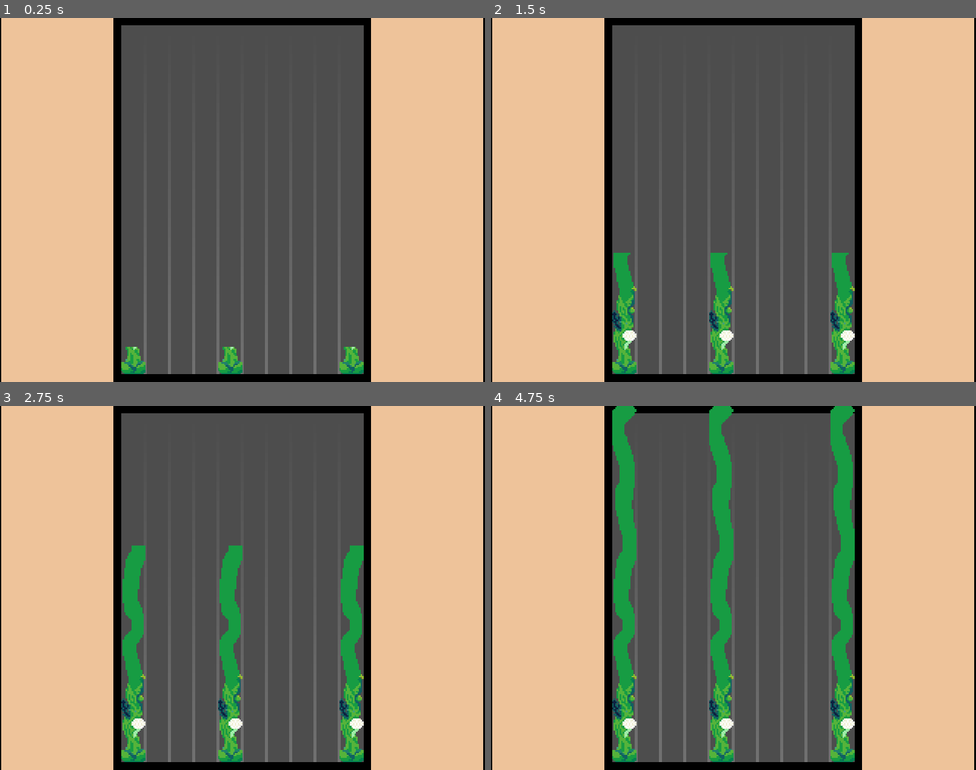
Above: before the commit, frames 1-4 (two rows, left to right).
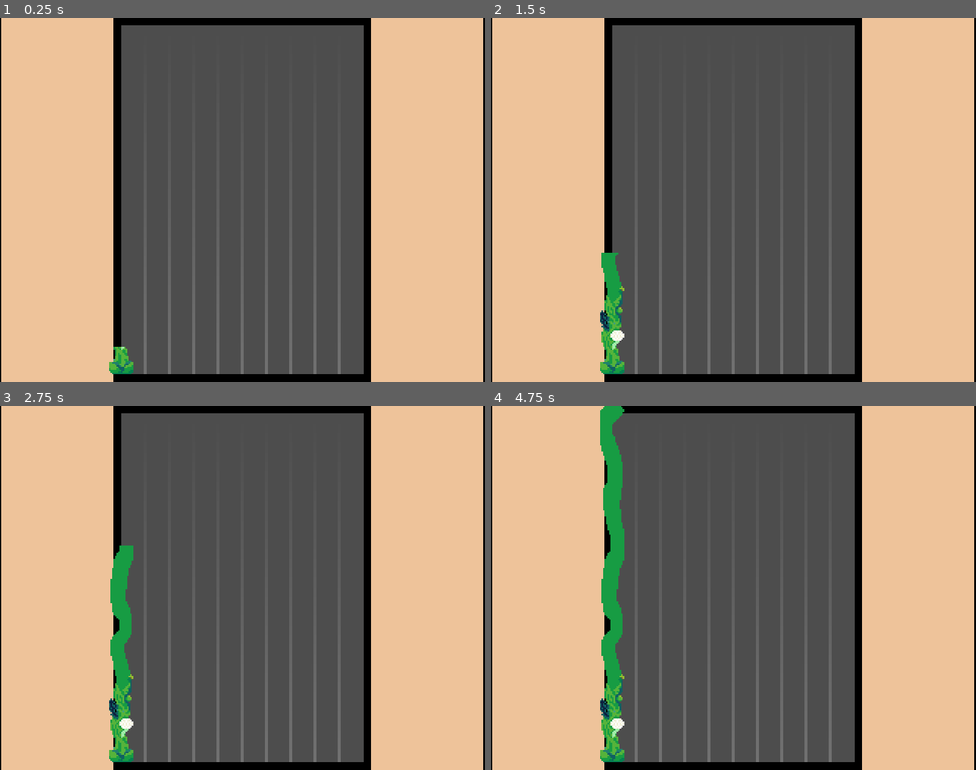
Above: after the commit, the same moments.

Repository: jacksonmist/Weedpocalypse
Game: Godot game, scene res://Scenes/root.tscn
The game is run twice, just before and just after one commit, with the same random seed, the same clock (stepped at 60 frames per second) and the same inputs.
Inputs (mouse positions are in pixels of both pictures, inside the frame that each line leads up to):
- Up to frame 1 (0.25 s): no input
- Up to frame 2 (1.5 s): move the mouse to (840, 181) at 0.52 s; hold 1 (Hand) 0.53-1.28 s; click (840, 181) at 0.67 s; move the mouse to (636, 218) at 1.27 s; tap 2 (Scythe) at 1.35 s; click (636, 218) at 1.42 s
- Up to frame 3 (2.75 s): move the mouse to (291, 507) at 2.02 s; hold 1 (Hand) from 2.03 s (still down); click (291, 507) at 2.17 s
- Up to frame 4 (4.75 s): move the mouse to (709, 660) at 2.77 s; release 1 (Hand) at 2.78 s; tap 2 (Scythe) at 2.85, 4.35 s; click (709, 660) at 2.92 s; move the mouse to (879, 642) at 3.52 s; hold 1 (Hand) 3.53-4.28 s; click (879, 642) at 3.67 s; move the mouse to (588, 533) at 4.27 s; click (588, 533) at 4.42 s

The runs differ from the first frame. In frame 1, 1.0% of the frame differs, in the area x 22-75%, y 90-98%; in frame 2, 4.2%; in frame 3, 7.3%; in frame 4, 12%, in the area x 22-75%, y 0-98%.
Error after the commit: Invalid call. Nonexistent function 'set_difficulty' in base 'Node2D'. (res://Scenes/weed_manager.gd:40)

Commit message:
Began Work on weed spawning

Diff:
--- a/Scenes/grid_manager.gd
+++ b/Scenes/grid_manager.gd
@@ -1,4 +1,4 @@
-extends Node
+class_name GridManager extends Node
 
 @export var tile_size: int
 
@@ -6,14 +6,41 @@
 @export var grid_height: int
 
 var grid = []
-var spawn_points = {}
+var spawn_points = []
 func _ready() -> void:
 	initialize_grid()
 
 func initialize_grid():
 	for x in range(grid_width):
+		spawn_points.append(0)
 		for y in range(grid_height):
 			grid.append(Vector2i(x, y))
 
-	for x in range(grid_width):
-		spawn_points[x] = 0
+func get_free_point(width: int):
+	var free_spots = []
+	var window = spawn_points.slice(0, width)
+	var sum = 0
+	for index in window:
+		sum += index
+	for i in range(spawn_points.size() - width + 1):
+		if(sum == 0):
+			free_spots.append(i)
+		sum -= spawn_points[i]
+		sum += spawn_points[width + i - 1]
+
+	var chosen_spot = free_spots.pick_random()
+	var world_pos: Vector2 = _grid_to_world(Vector2i(chosen_spot, 0))
+	match width:
+		1:
+			return world_pos
+		2:
+			world_pos.x += 8
+			return world_pos
+		3:
+			world_pos.x += 16
+			return world_pos
+
+func _grid_to_world(grid_pos: Vector2i):
+	var world_pos = (grid_pos * 16)
+	world_pos.x += 8
+	return world_pos
--- a/Scenes/mouse_controller.gd
+++ b/Scenes/mouse_controller.gd
@@ -39,5 +39,11 @@
 func add_grabbed_weed(weed: Weed):
 	if(!grabbed_weeds.has(weed)):
 		grabbed_weeds.append(weed)
+		#weed.stretched.connect(remove_weed)
 		return true
 	return false
+
+#func remove_weed(weed: Weed):
+	#if(grabbed_weeds.has(weed)):
+		#print("removed")
+		#grabbed_weeds.erase(weed)
--- a/Scenes/root.tscn
+++ b/Scenes/root.tscn
@@ -6,6 +6,7 @@
 [ext_resource type="Script" uid="uid://bu5tv0124e1ly" path="res://Scenes/mouse_controller.gd" id="3_qtxxq"]
 [ext_resource type="Texture2D" uid="uid://c3qrx56nve36c" path="res://Sprites/GridLines.png" id="4_4g5cr"]
 [ext_resource type="Script" uid="uid://fxgslwu0e5lc" path="res://Scenes/grid_manager.gd" id="4_c3mwy"]
+[ext_resource type="Script" uid="uid://cq0vcixxeirbg" path="res://Scenes/weed_manager.gd" id="6_r3lo5"]
 [ext_resource type="PackedScene" uid="uid://dfxcw512y58mt" path="res://Scenes/Weeds/Dandelion_Weed.tscn" id="7_dun2r"]
 
 [sub_resource type="CircleShape2D" id="CircleShape2D_8fnbn"]
@@ -37,16 +38,12 @@
 texture = ExtResource("4_4g5cr")
 
 [node name="GridManager" type="Node" parent="." unique_id=483008534]
+unique_name_in_owner = true
 script = ExtResource("4_c3mwy")
 tile_size = 16
 grid_width = 10
 grid_height = 15
 
-[node name="DandelionPivot" parent="." unique_id=1336183014 instance=ExtResource("7_dun2r")]
-position = Vector2(8, 0)
-
-[node name="DandelionPivot2" parent="." unique_id=559165376 instance=ExtResource("7_dun2r")]
-position = Vector2(72, 0)
-
-[node name="DandelionPivot3" parent="." unique_id=1757794253 instance=ExtResource("7_dun2r")]
-position = Vector2(152, 0)
+[node name="WeedManager" type="Node" parent="." unique_id=1047289638]
+script = ExtResource("6_r3lo5")
+one_width_weeds = Array[PackedScene]([ExtResource("7_dun2r")])
--- /dev/null
+++ b/Scenes/weed_manager.gd
@@ -0,0 +1,41 @@
+class_name WeedManager extends Node
+
+var time: float = 0.0
+var difficulty: float
+
+@export var one_width_weeds: Array[PackedScene]
+@export var two_width_weeds: Array[PackedScene]
+@export var three_width_weeds: Array[PackedScene]
+
+@export var one_width_chance: float = 50
+@export var two_width_chance: float = 30
+@export var three_width_chance: float = 20
+
+func _ready() -> void:
+	spawn_weed()
+
+func _process(delta: float) -> void:
+	time += delta
+
+func spawn_weed():
+	var random_num = randi_range(1, 100)
+	var width: int = 1
+	var weed: PackedScene
+	if(random_num >= one_width_chance):
+		width = 1
+		weed = one_width_weeds.pick_random()
+	elif(random_num < one_width_chance and random_num >= two_width_chance):
+		width = 2
+		weed = two_width_weeds.pick_random()
+	else:
+		width = 3
+		weed = three_width_weeds.pick_random()
+
+	if(weed == null):
+		weed = one_width_weeds.pick_random()
+	var spawn_pos = %GridManager.get_free_point(width)
+	var weed_instance = weed.instantiate()
+	add_child(weed_instance)
+	print(typeof(weed_instance))
+	weed_instance.set_difficulty(difficulty)
+	weed_instance.position = spawn_pos
--- a/Scripts/Weeds/weed.gd
+++ b/Scripts/Weeds/weed.gd
@@ -3,6 +3,8 @@
 
 @export var sprite_array: Array[Texture]
 const INITIAL_OFFSET: Vector2 = Vector2(0, 235)
+
+signal stretched(weed: Weed)
 
 @export var grow_rate: float = 50.0
 var base_length = 240
@@ -67,9 +69,13 @@
 		return_to_normal()
 func fully_stretched():
 	grab(false)
+	stretched.emit(self)
 
 func cut():
 	print("cutting")
 
 func weedkiller():
 	print("weed killering")
+
+func set_difficulty(difficulty: float):
+	grow_rate *= difficulty
Not shown, added: Scenes/weed_manager.gd.uid
